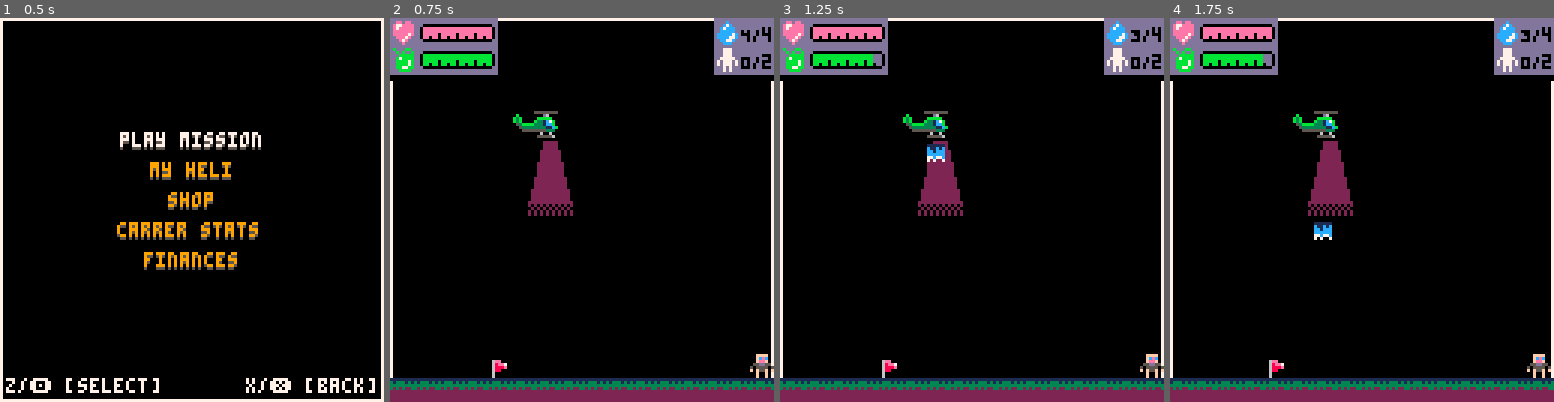
Above: before the commit, frames 1-4 (left to right).
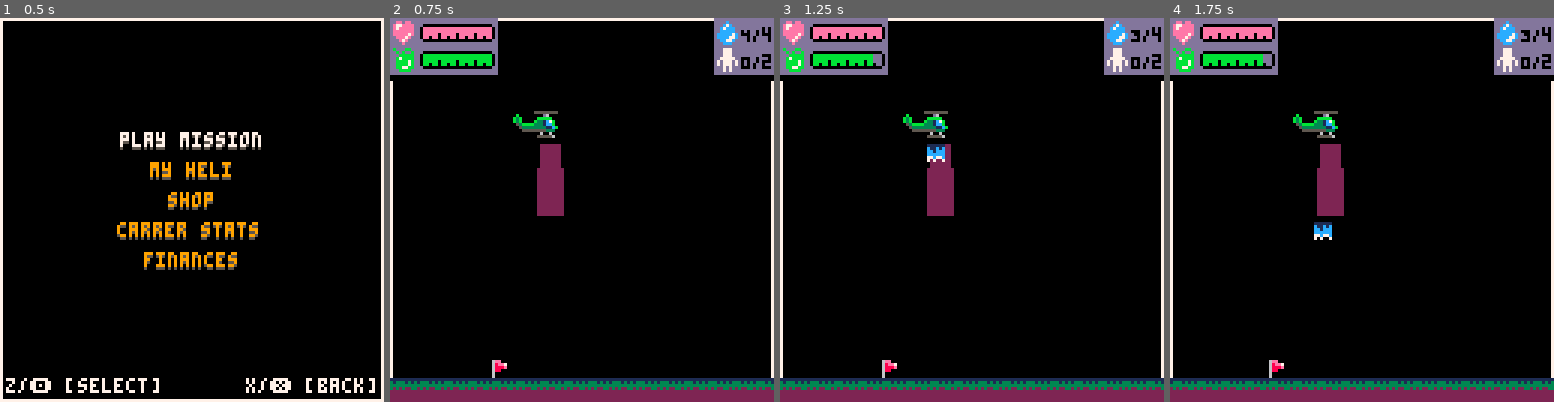
Above: after the commit, the same moments.

Repository: NinetiesPaul/PicoRescue
Game: PICO-8 cartridge picorescue.p8
Two runs of this game, one before a commit and one after it. Both use one fixed random seed, a clock stepped at 60 frames per second and the inputs below.
Inputs:
- Up to frame 1 (0.5 s): tap X (X key) at 0.33 s
- Up to frame 2 (0.75 s): tap O (Z key) at 0.7 s
- Up to frame 3 (1.25 s): tap X (X key) at 1.07 s
- Up to frame 4 (1.75 s): hold Right from 1.6 s (still down); tap O (Z key) at 1.7 s

Frame 1 is identical in both runs. In frame 2, 0.7% of the frame differs, in the area x 35-100%, y 32-94%; in frame 3, 0.7%; in frame 4, 0.7%.

Commit message:
improved logic

Diff:
--- a/picorescue.p8
+++ b/picorescue.p8
@@ -45,7 +45,11 @@
 		rx2 = 0,
 		ry2 = 0,
 		finance = 1500,
-		ladder_climb_spd = 0.25
+		ladder_climb_spd = 0.25,
+		spotlight_px1 = player_strt_x + 3,
+		spotlight_py1 = player_strt_y + 10,
+		spotlight_px2 = player_strt_x + 7,
+		spotlight_py2 = player_strt_y + 33
 	}
 
 	curr_screen = 1
@@ -342,16 +346,6 @@
 		flip_spr = (player.facing == "right") and true or false
 		tail_pos = (player.facing == "right") and player.x+8 or player.x-8
 
-		sspr(80, 64, 8, 25, player.x - 4, player.y + 9)
-		rectfill(player.x + 4, player.y + 9, player.x + 7, player.y + 33, 2)
-		sspr(80, 64, 8, 25, player.x + 7, player.y + 9, 8, 25, true)
-
-		palt(0, false) palt(6, true)
-		spr(139, player.x-8, player.y + 26)
-		spr(139, player.x, player.y + 26)
-		spr(139, player.x+8, player.y + 26)
-		palt()
-
 		if (counter % 3 == 0) spr(052, player.x - 8, player.y - 8)
 		if (counter % 3 == 0) spr(052, player.x + 8, player.y - 8, 1, 1, true)
 		spr(053, player.x, player.y - 8)
@@ -431,12 +425,25 @@
 
 		print(count(civ_spawn[difficulty]) - mission_civ_saved .. " left to save!", drop_off_x - 8, 100, 0)
 
+
+
+		sspr(80, 64, 3, 24, player.x, player.y + 10)
+		sspr(80, 64, 3, 24, player.x + 8, player.y + 10, 3, 24, true)
+		rectfill(player.spotlight_px1, player.spotlight_py1, player.spotlight_px2, player.spotlight_py2, 2)
+		foreach(fire_pcs,draw_fire)
 		foreach(civ_pcs,draw_civ)
-		foreach(fire_pcs,draw_fire)
 		foreach(smoke_pcs,draw_smoke)
-		foreach(fire_pcs,on_smoke)
 		foreach(water_drops,draw_water)
 		foreach(ground_pcs,draw_ground)
+
+
+		--[[
+		palt(0, false) palt(6, true)
+		spr(139, player.x-8, player.y + 26)
+		spr(139, player.x, player.y + 26)
+		spr(139, player.x+8, player.y + 26)
+		palt(7, false)
+		]]--
 	end
 
 	if curr_screen == 11 then -- triage mode
@@ -931,6 +938,11 @@
 	player.py1 = 112
 	player.px2 = player.x+16
 	player.py2 = 120
+
+	player.spotlight_px1 = player.x  + 3
+	player.spotlight_py1 = player.y  + 10
+	player.spotlight_px2 = player.x + 7
+	player.spotlight_py2 = player.y  + 33
 end
 -->8
 -- civilian logic
@@ -994,8 +1006,18 @@
 end
 
 function draw_civ(civ)
+	-- print(civ.x, civ.x + 16, civ.y - 50, 7)
+	-- print(player.x, player.x - 24, player.y, 7)
+
 	if civ.on_board == false then
-		spr(civ.spr,civ.x,civ.y)
+		-- print((player.px2 - flr(civ.x))-6, civ.x + 16, civ.y - 50, 7)
+
+		limit = ((player.px2 - flr(civ.x))-6 > 0) and (player.px2 - flr(civ.x))-6 or 0
+		if (limit > 8) limit = 8
+
+		for i=1, limit do
+			sspr(8,16,0 + i, 8, civ.x, civ.y)
+		end
 	end
 end
 
@@ -1246,10 +1268,6 @@
 	if (smoke.y < 40) del(smoke_pcs, smoke)
 end
 
-function on_smoke(fire)
-	-- player.rotor_health -= 0.015
-end
-
 function move_fire(fire)
 	if (player.mvn_dir == "left") fire.x += player.speed_x
 	if (player.mvn_dir == "right") fire.x -= player.speed_x
Not shown, changed: 32 lines of the sprite sheet (__gfx__) section of picorescue.p8
